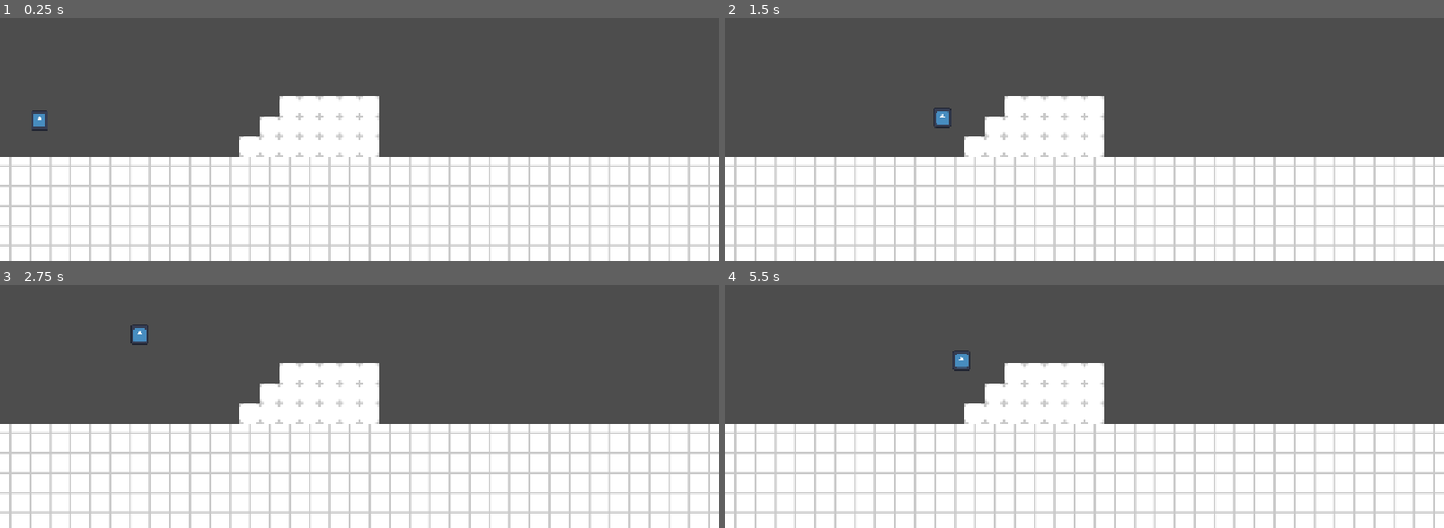
Above: before the commit, frames 1-4 (two rows, left to right).
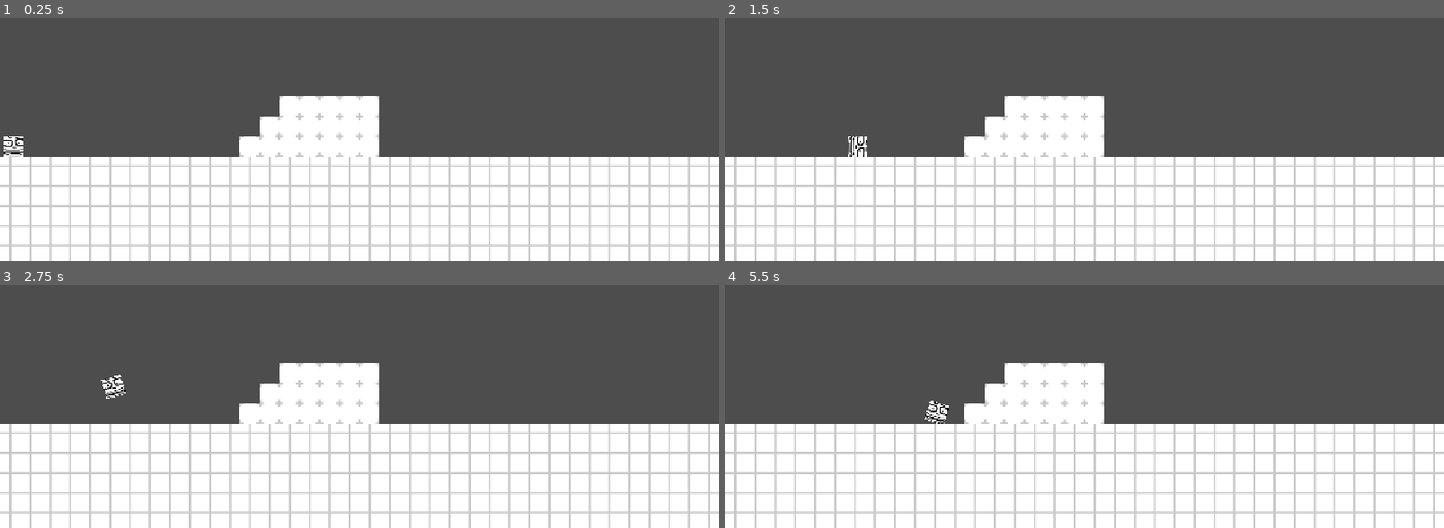
Above: after the commit, the same moments.

Repository: Paylicier/RickTheGame
Game: Godot game, scene res://main.tscn
Two runs of this game, one before a commit and one after it. Both use one fixed random seed, a clock stepped at 60 frames per second and the inputs below. The engine's default icon, where the game draws it, is replaced by a stand-in: a white triangle on a blue panel in a dark square.
Inputs (mouse positions are in pixels of both pictures, inside the frame that each line leads up to):
- Up to frame 1 (0.25 s): no input
- Up to frame 2 (1.5 s): tap Enter (ui_accept) at 0.5, 0.6 s; move the mouse to (1242, 39) at 0.52 s; hold Right (ui_right) from 0.53 s (still down); click (1242, 39) at 0.67 s; tap Space (jump, bound only after the commit) at 0.77, 0.8, 1.07, 1.35 s; move the mouse to (940, 78) at 1.27 s
- Up to frame 3 (2.75 s): tap Space (jump, bound only after the commit) at 1.52, 1.82, 2.3 s; tap Enter (ui_accept) at 1.55, 2.1 s; move the mouse to (outside the picture) at 2.02 s; release Right (ui_right) at 2.03 s; hold Left (ui_left) from 2.03 s (still down)
- Up to frame 4 (5.5 s): move the mouse to (1048, 406) at 2.77 s; release Left (ui_left) at 2.78 s; hold Right (ui_right) 2.78-4.28 s; tap Alt at 2.85 s; click (1048, 406) at 2.92 s; tap Space (jump, bound only after the commit) at 3.02, 3.32, 3.77, 3.8, 4.07, 4.52, 4.82, 5.1 s; tap Enter (ui_accept) at 3.05, 4.35 s; move the mouse to (1300, 387) at 3.52 s; tap Shift at 3.6 s; move the mouse to (outside the picture) at 4.27 s; hold Left (ui_left) 4.28-5.03 s; move the mouse to (1120, 326) at 5.02 s; hold Right (ui_right) from 5.03 s (still down); click (1120, 326) at 5.17 s

The runs differ from the first frame. In frame 1, 0.3% of the frame differs, in the area x 0-7%, y 38-58%; in frame 2, 0.4%; in frame 3, 0.4%; in frame 4, 0.4%, in the area x 27-35%, y 26-58%.

Commit message:
feat: add player rotation animation

Diff:
--- a/main.tscn
+++ b/main.tscn
@@ -1,11 +1,11 @@
 [gd_scene format=4 uid="uid://bpjy5v678xv5m"]
 
 [ext_resource type="Script" uid="uid://dhipqhwi2xa2v" path="res://player.gd" id="1_h2yge"]
-[ext_resource type="Texture2D" uid="uid://b312ubfq1007i" path="res://icon.svg" id="1_ig7tw"]
 [ext_resource type="Texture2D" uid="uid://7174kb1kurkm" path="res://spritesheet.png" id="2_0xm2m"]
+[ext_resource type="Texture2D" uid="uid://cxgsunxgeoobw" path="res://player.png" id="2_h2yge"]
 
 [sub_resource type="RectangleShape2D" id="RectangleShape2D_y0rbu"]
-size = Vector2(57, 65)
+size = Vector2(64.28801, 64.25)
 
 [sub_resource type="TileSetAtlasSource" id="TileSetAtlasSource_h2yge"]
 texture = ExtResource("2_0xm2m")
@@ -38,14 +38,21 @@
 script = ExtResource("1_h2yge")
 
 [node name="Sprite2D" type="Sprite2D" parent="Player" unique_id=724786746]
-position = Vector2(63.288002, 394)
-scale = Vector2(0.221, 0.25)
-texture = ExtResource("1_ig7tw")
+position = Vector2(22, 458)
+scale = Vector2(0.99999994, 1.0000002)
+texture = ExtResource("2_h2yge")
 
 [node name="CollisionShape2D" type="CollisionShape2D" parent="Player" unique_id=582578590]
-position = Vector2(63.03801, 394)
+position = Vector2(22.011997, 458)
 scale = Vector2(0.5, 0.5)
 shape = SubResource("RectangleShape2D_y0rbu")
+
+[node name="Camera2D" type="Camera2D" parent="Player" unique_id=793434484]
+visible = false
+position = Vector2(274.712, 446)
+enabled = false
+zoom = Vector2(1.815, 1.815)
+position_smoothing_enabled = true
 
 [node name="TileMapLayer" type="TileMapLayer" parent="." unique_id=1377278581]
 tile_map_data = PackedByteArray("AAAAABQAAAAAAAAAAAABABQAAAAAAAAAAAACABQAAAAAAAAAAAADABQAAAAAAAAAAAAEABQAAAAAAAAAAAAFAB …(4688 unchanged characters)…
--- a/player.gd
+++ b/player.gd
@@ -1,25 +1,43 @@
 extends CharacterBody2D
 
+const SPEED = 200.0
+const JUMP_VELOCITY = -300.0
+const SNAP_SPEED = 10.0
 
-const SPEED = 300.0
-const JUMP_VELOCITY = -400.0
-
+@onready var visual: Node2D = $Sprite2D
+@onready var col: Node2D = $CollisionShape2D
+@export var cube_size: float = 32.0
 
 func _physics_process(delta: float) -> void:
-	# Add the gravity.
+
+	var direction := Input.get_axis("left", "right")
+
 	if not is_on_floor():
 		velocity += get_gravity() * delta
+		visual.rotation += direction * 6.0 * delta
 
-	# Handle jump.
-	if Input.is_action_just_pressed("ui_accept") and is_on_floor():
+	if Input.is_action_just_pressed("jump") and is_on_floor():
 		velocity.y = JUMP_VELOCITY
 
-	# Get the input direction and handle the movement/deceleration.
-	# As good practice, you should replace UI actions with custom gameplay actions.
-	var direction := Input.get_axis("ui_left", "ui_right")
 	if direction:
 		velocity.x = direction * SPEED
 	else:
 		velocity.x = move_toward(velocity.x, 0, SPEED)
 
 	move_and_slide()
+
+	if is_on_floor():
+		if abs(velocity.x) > 1.0:
+			var radius := cube_size / 2.0
+			visual.rotation += velocity.x * delta / radius
+		else:
+			var target : float = round(visual.rotation / (PI / 2.0)) * (PI / 2.0)
+			visual.rotation = lerp_angle(visual.rotation, target, SNAP_SPEED * delta)
+
+	_update_pivot_offset()
+
+func _update_pivot_offset() -> void:
+	var r := cube_size / 2.0
+	var delta_angle := fposmod(visual.rotation + PI / 4.0, PI / 2.0) - PI / 4.0
+	var dist_to_bottom := r / cos(delta_angle)
+	visual.position.y = col.position.y - (dist_to_bottom - r)
--- a/project.godot
+++ b/project.godot
@@ -24,6 +24,33 @@
 
 enabled=PackedStringArray("res://addons/godot_super-wakatime/plugin.cfg")
 
+[input]
+
+jump={
+"deadzone": 0.2,
+"events": [Object(InputEventKey,"resource_local_to_scene":false,"resource_name":"","device":-1,"window_id":0,"alt_pressed":false,"shift_pressed":false,"ctrl_pressed":false,"meta_pressed":false,"pressed":false,"keycode":0,"physical_keycode":32,"key_label":0,"unicode":32,"location":0,"echo":false,"script":null)
+, Object(InputEventKey,"resource_local_to_scene":false,"resource_name":"","device":-1,"window_id":0,"alt_pressed":false,"shift_pressed":false,"ctrl_pressed":false,"meta_pressed":false,"pressed":false,"keycode":0,"physical_keycode":4194320,"key_label":0,"unicode":0,"location":0,"echo":false,"script":null)
+, Object(InputEventKey,"resource_local_to_scene":false,"resource_name":"","device":-1,"window_id":0,"alt_pressed":false,"shift_pressed":false,"ctrl_pressed":false,"meta_pressed":false,"pressed":false,"keycode":0,"physical_keycode":87,"key_label":0,"unicode":122,"location":0,"echo":false,"script":null)
+, Object(InputEventKey,"resource_local_to_scene":false,"resource_name":"","device":-1,"window_id":0,"alt_pressed":false,"shift_pressed":false,"ctrl_pressed":false,"meta_pressed":false,"pressed":false,"keycode":0,"physical_keycode":90,"key_label":0,"unicode":119,"location":0,"echo":false,"script":null)
+, Object(InputEventJoypadButton,"resource_local_to_scene":false,"resource_name":"","device":-1,"button_index":3,"pressure":0.0,"pressed":false,"script":null)
+]
+}
+left={
+"deadzone": 0.2,
+"events": [Object(InputEventKey,"resource_local_to_scene":false,"resource_name":"","device":-1,"window_id":0,"alt_pressed":false,"shift_pressed":false,"ctrl_pressed":false,"meta_pressed":false,"pressed":false,"keycode":0,"physical_keycode":65,"key_label":0,"unicode":113,"location":0,"echo":false,"script":null)
+, Object(InputEventKey,"resource_local_to_scene":false,"resource_name":"","device":-1,"window_id":0,"alt_pressed":false,"shift_pressed":false,"ctrl_pressed":false,"meta_pressed":false,"pressed":false,"keycode":0,"physical_keycode":81,"key_label":0,"unicode":97,"location":0,"echo":false,"script":null)
+, Object(InputEventKey,"resource_local_to_scene":false,"resource_name":"","device":-1,"window_id":0,"alt_pressed":false,"shift_pressed":false,"ctrl_pressed":false,"meta_pressed":false,"pressed":false,"keycode":0,"physical_keycode":4194319,"key_label":0,"unicode":0,"location":0,"echo":false,"script":null)
+, Object(InputEventJoypadMotion,"resource_local_to_scene":false,"resource_name":"","device":-1,"axis":0,"axis_value":-1.0,"script":null)
+]
+}
+right={
+"deadzone": 0.2,
+"events": [Object(InputEventKey,"resource_local_to_scene":false,"resource_name":"","device":-1,"window_id":0,"alt_pressed":false,"shift_pressed":false,"ctrl_pressed":false,"meta_pressed":false,"pressed":false,"keycode":0,"physical_keycode":68,"key_label":0,"unicode":100,"location":0,"echo":false,"script":null)
+, Object(InputEventKey,"resource_local_to_scene":false,"resource_name":"","device":-1,"window_id":0,"alt_pressed":false,"shift_pressed":false,"ctrl_pressed":false,"meta_pressed":false,"pressed":false,"keycode":0,"physical_keycode":4194321,"key_label":0,"unicode":0,"location":0,"echo":false,"script":null)
+, Object(InputEventJoypadMotion,"resource_local_to_scene":false,"resource_name":"","device":-1,"axis":0,"axis_value":1.0,"script":null)
+]
+}
+
 [physics]
 
 3d/physics_engine="Jolt Physics"
Binary file added: player.png
Not shown, added: player.png.import
